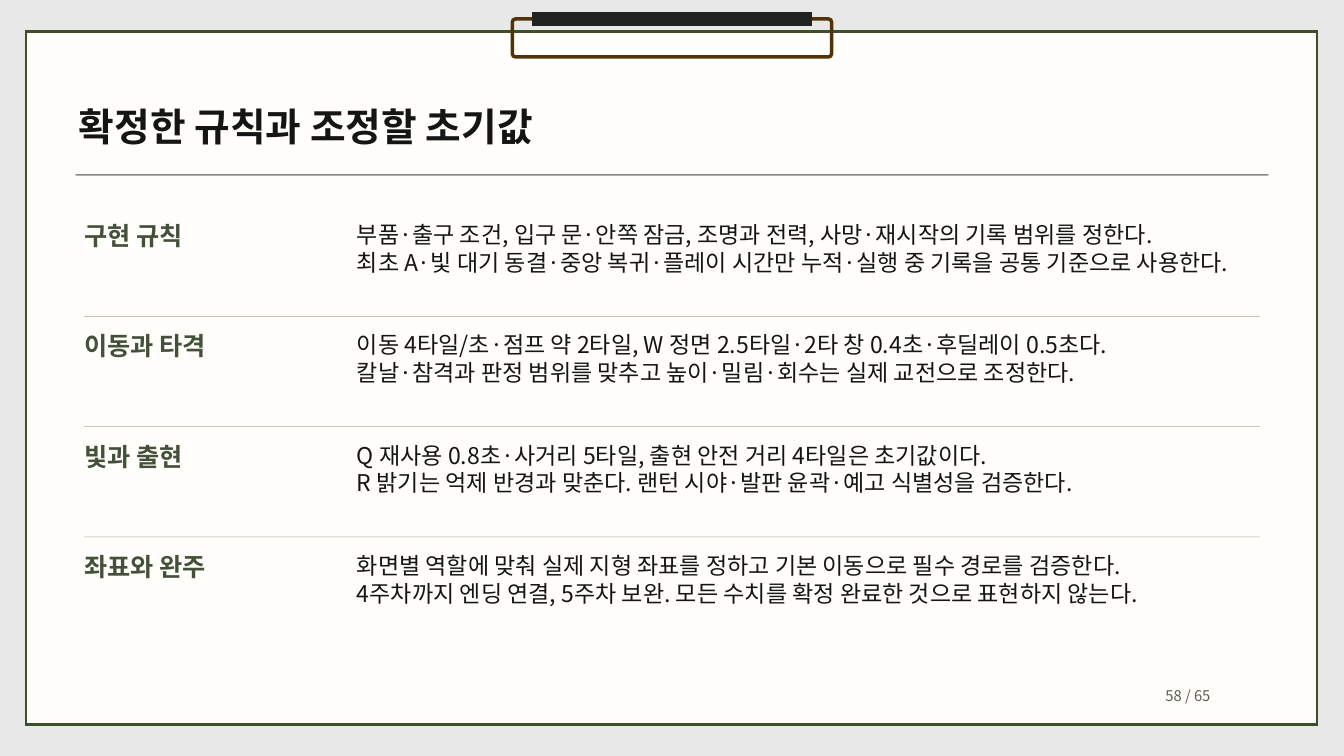
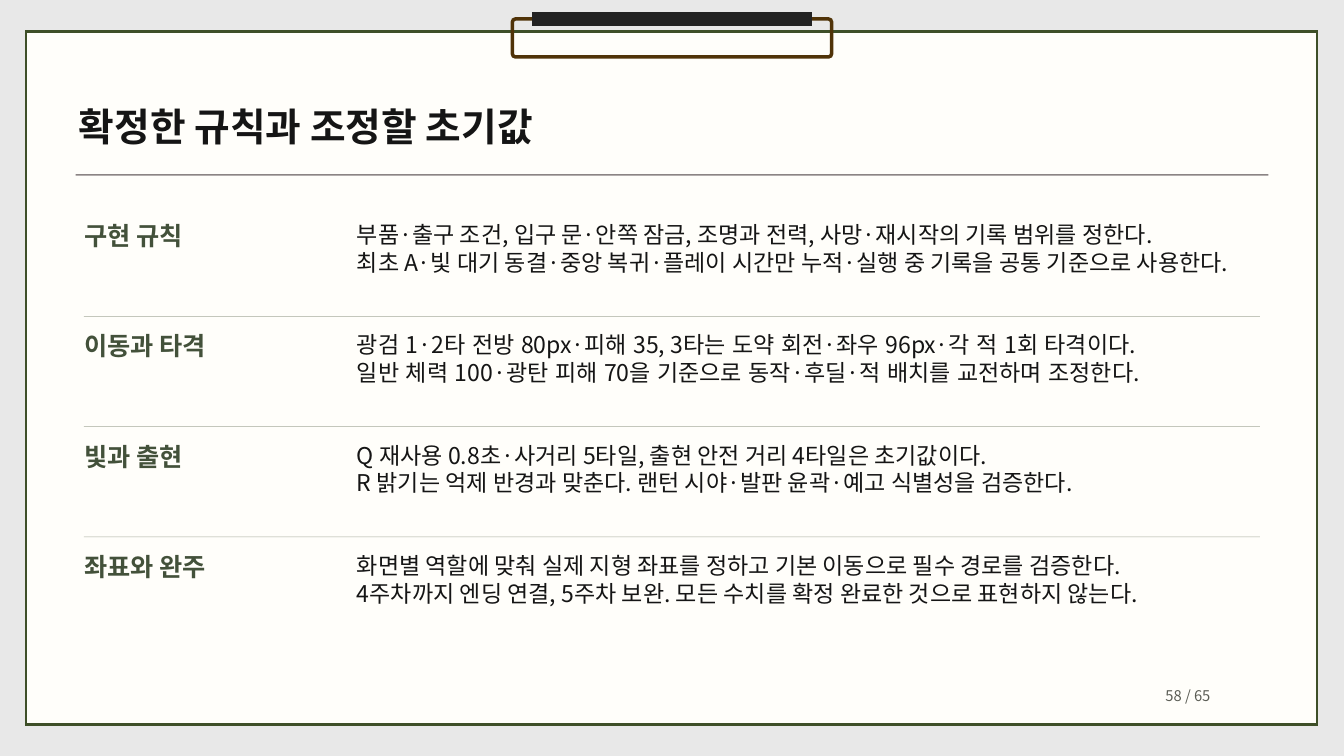
Before and after one commit to dbguswh/2Dgame_project, a slide deck: slide 58 of 2D게임프로그래밍 기획서.pptx. Drawn at 1344x756 pixels with LibreOffice and Linux fonts; fonts in the diff are those of the drawing. Boxes give left, top, right and bottom in pixels: in the first picture for what was removed or moved away, otherwise in the second. Text is boxed around its words. In the diff, an @@ line names an element or a change of style, - is before the commit and + after.

Commit message:
기획서에 곡예 연격과 침입자 체력 게이지 및 피해량을 먼저 반영

```diff
--- a/2D게임프로그래밍 기획서.pptx
+++ b/2D게임프로그래밍 기획서.pptx
@@ text at (x1=357, y1=334, x2=1140, y2=383): text changed @@
-이동 4타일/초·점프 약 2타일, W 정면 2.5타일·2타 창 0.4초·후딜레이 0.5초다.
-칼날·참격과 판정 범위를 맞추고 높이·밀림·회수는 실제 교전으로 조정한다.
+광검 1·2타 전방 80px·피해 35, 3타는 도약 회전·좌우 96px·각 적 1회 타격이다.
+일반 체력 100·광탄 피해 70을 기준으로 동작·후딜·적 배치를 교전하며 조정한다.
```
Also in this commit, not shown: 20 other slides changed, 1 other file.
